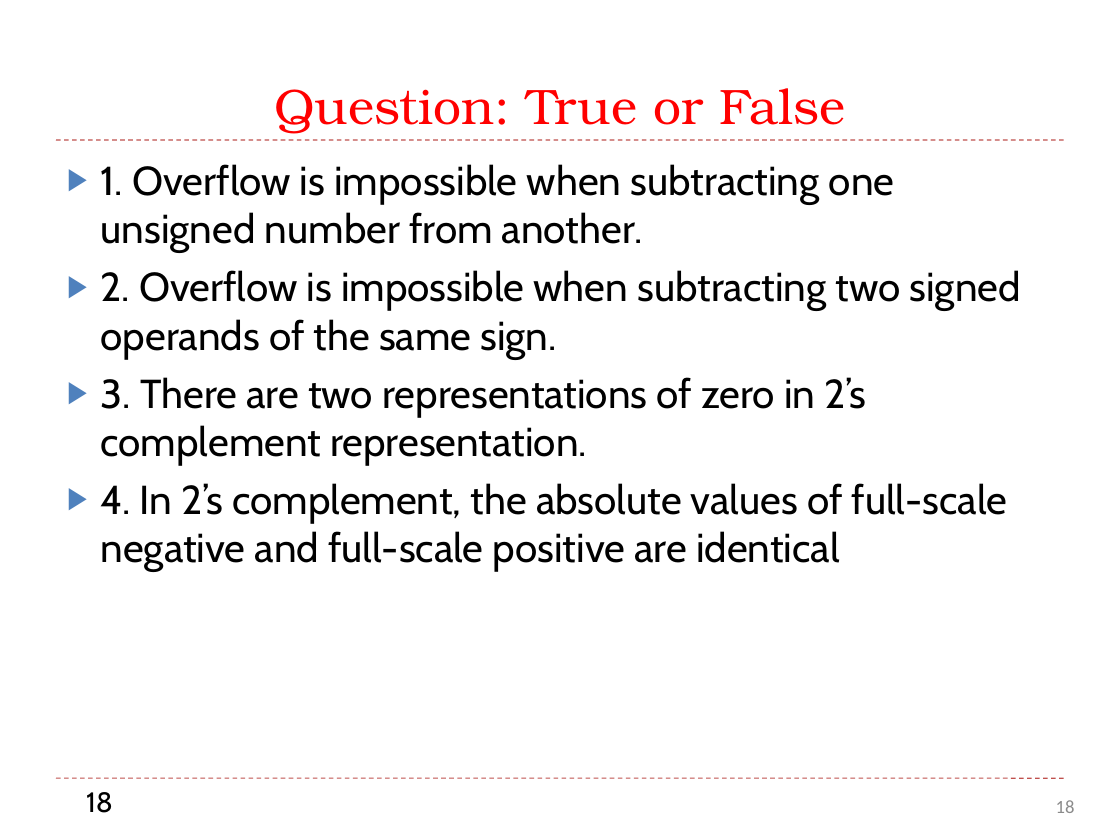
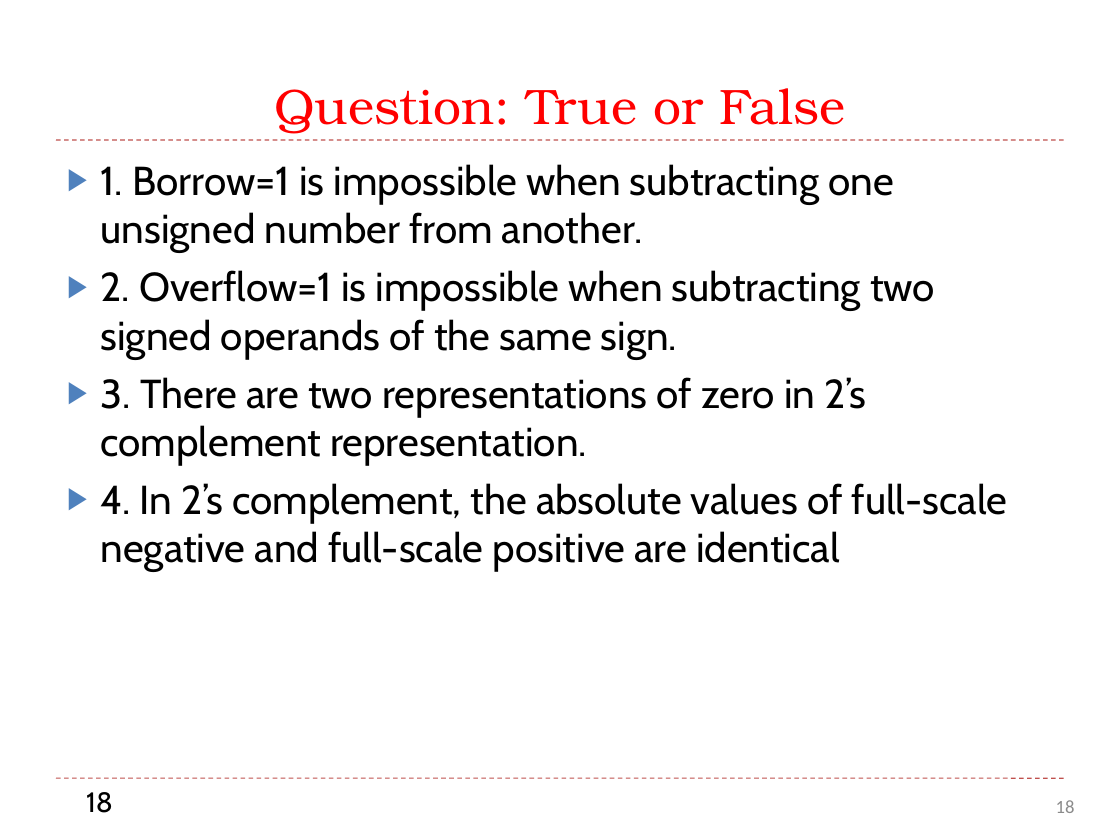
Before and after one commit to guhofstra/CSC111Fa25, a slide deck: slide 18 of PPTs/L1 Data Representation Exercises.pptx. Drawn at 1120x840 pixels with LibreOffice and Linux fonts; fonts in the diff are those of the drawing. Boxes give left, top, right and bottom in pixels: in the first picture for what was removed or moved away, otherwise in the second. Text is boxed around its words. In the diff, an @@ line names an element or a change of style, - is before the commit and + after.

```diff
--- a/PPTs/L1 Data Representation Exercises.pptx
+++ b/PPTs/L1 Data Representation Exercises.pptx
@@ text at (101,164,935,359): text changed @@
-▶ 1. Overflow is impossible when subtracting one unsigned number from another.
-▶ 2. Overflow is impossible when subtracting two signed operands of the same sign.
+▶ 1. Borrow=1 is impossible when subtracting one unsigned number from another.
+▶ 2. Overflow=1 is impossible when subtracting two signed operands of the same sign.
```
Also in this commit, not shown: 3 other slides changed, 11 other files.
